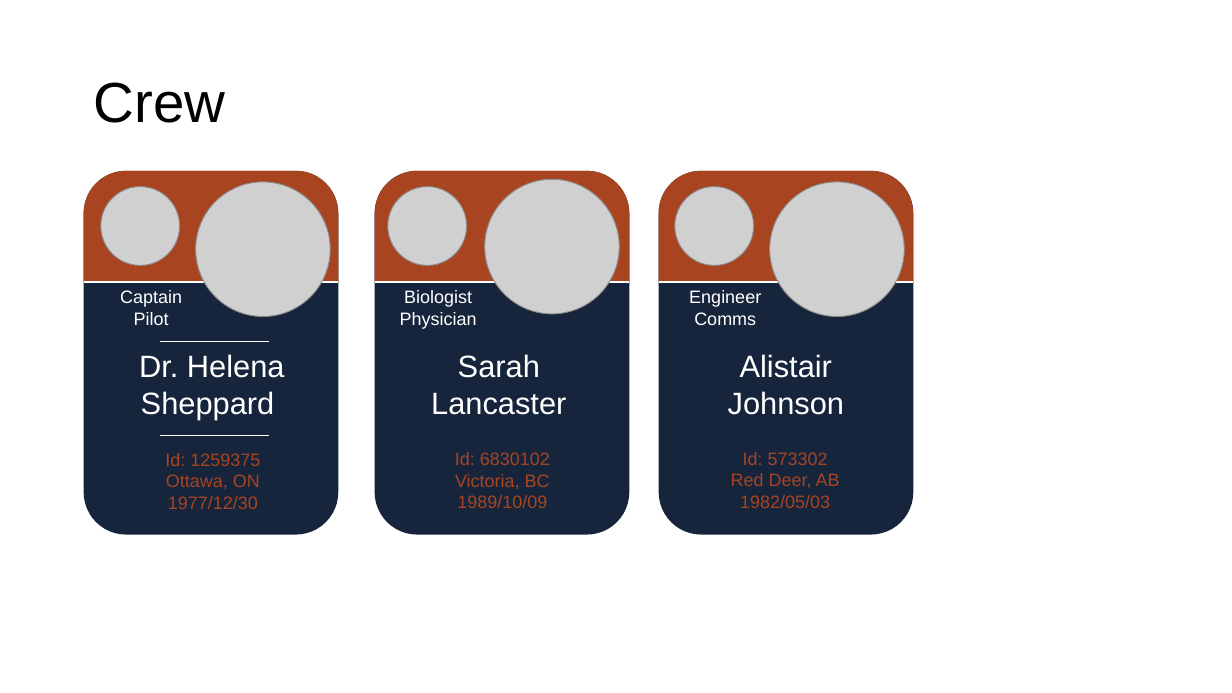
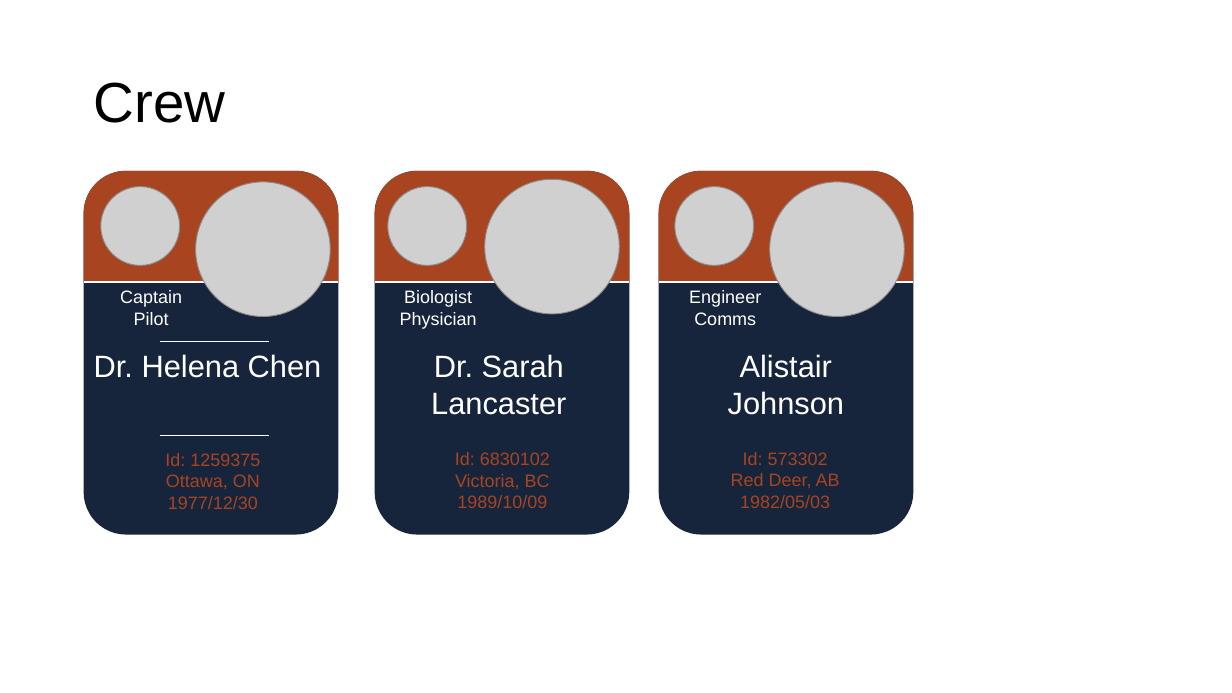
Before and after one commit to OttawaVisuals/EscapeBackpack, a slide deck: slide 5 of Space Station Aurora/ISS_Backpack.pptx. Drawn at 1232x693 pixels with LibreOffice and Linux fonts; fonts in the diff are those of the drawing; grey boxes stand for pictures. Boxes give left, top, right and bottom in pixels: in the first picture for what was removed or moved away, otherwise in the second. Text is boxed around its words. In the diff, an @@ line names an element or a change of style, - is before the commit and + after.

```diff
--- a/Space Station Aurora/ISS_Backpack.pptx
+++ b/Space Station Aurora/ISS_Backpack.pptx
@@ text at bbox=[94, 354, 322, 378]: text changed @@
-Dr. Helena Sheppard
+Dr. Helena Chen
@@ text at bbox=[434, 354, 564, 378]: text changed @@
-Sarah
+Dr. Sarah
```
Also in this commit, not shown: 1 other slide changed, 2 other files.
